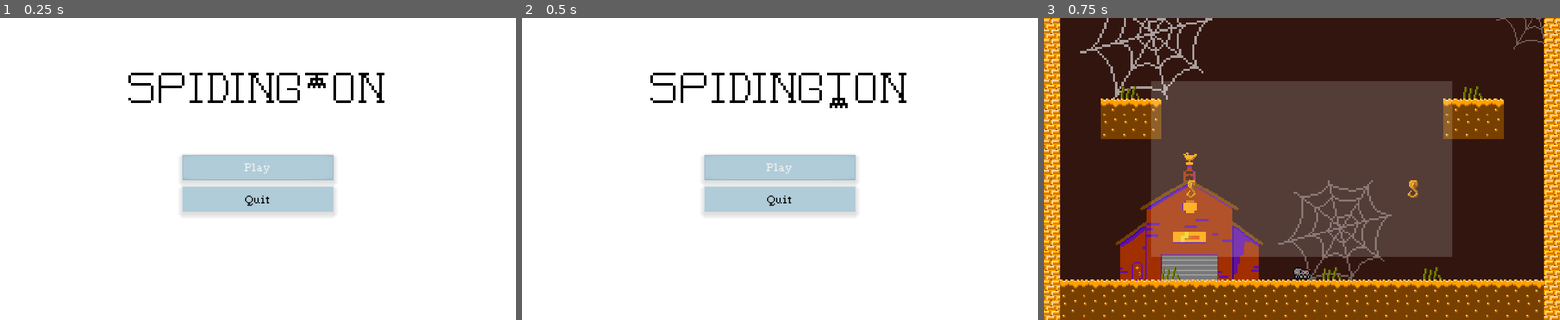
Above: before the commit, frames 1-3 (left to right).
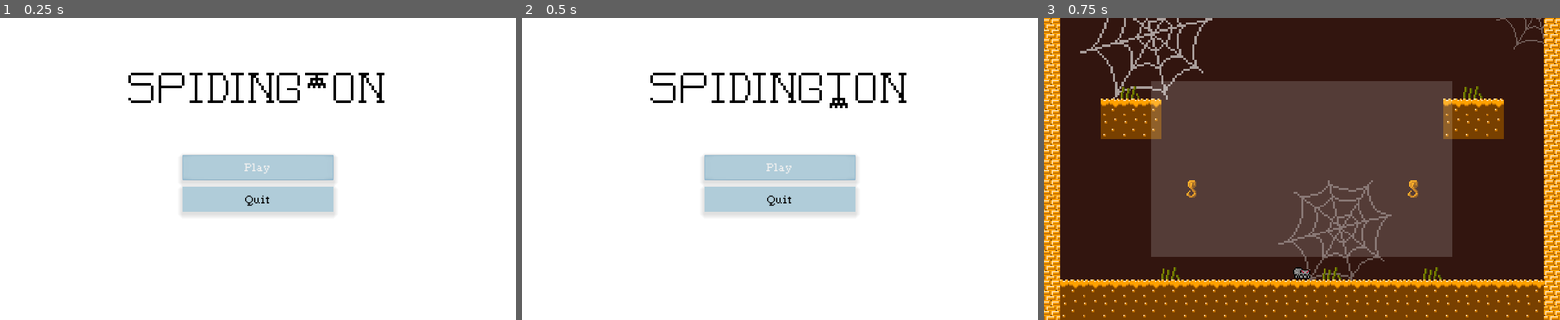
Above: after the commit, the same moments.

Repository: Tusentio/Spidington
Game: Godot game, scene res://Scenes/Menu/Menu.tscn
Two runs of this game, one before a commit and one after it. Both use one fixed random seed, a clock stepped at 60 frames per second and the inputs below.
Inputs:
- Up to frame 1 (0.25 s): no input
- Up to frame 2 (0.5 s): no input
- Up to frame 3 (0.75 s): click "Play" at 0.5 s

Frames 1-2 are identical in both runs. In frame 3, 6.6% of the frame differs, in the area x 13-43%, y 44-87%.

Commit message:
Map extended

Diff:
--- a/Scenes/Game/Game.tscn
+++ b/Scenes/Game/Game.tscn
@@ -7,7 +7,6 @@
 [ext_resource path="res://Scenes/Game/BgWeb.png" type="Texture" id=5]
 [ext_resource path="res://Scenes/EndingArea/EndingArea.tscn" type="PackedScene" id=6]
 [ext_resource path="res://Sounds/Music.ogg" type="AudioStream" id=7]
-[ext_resource path="res://Scenes/Game/house_background.png" type="Texture" id=8]
 
 [sub_resource type="ConvexPolygonShape2D" id=1]
 points = PoolVector2Array( 12, 15, 4, 15, 4, 7, 12, 7 )
@@ -37,12 +36,6 @@
 
 [node name="Game" type="Node2D"]
 script = ExtResource( 2 )
-
-[node name="Sprites" type="Node2D" parent="."]
-
-[node name="HouseBackground" type="Sprite" parent="Sprites"]
-position = Vector2( -89.5238, -95.1425 )
-texture = ExtResource( 8 )
 
 [node name="Terrain" type="TileMap" parent="."]
 tile_set = ExtResource( 1 )
Not shown: 1 places in Scenes/Game/Game.tscn that only renumber resources
